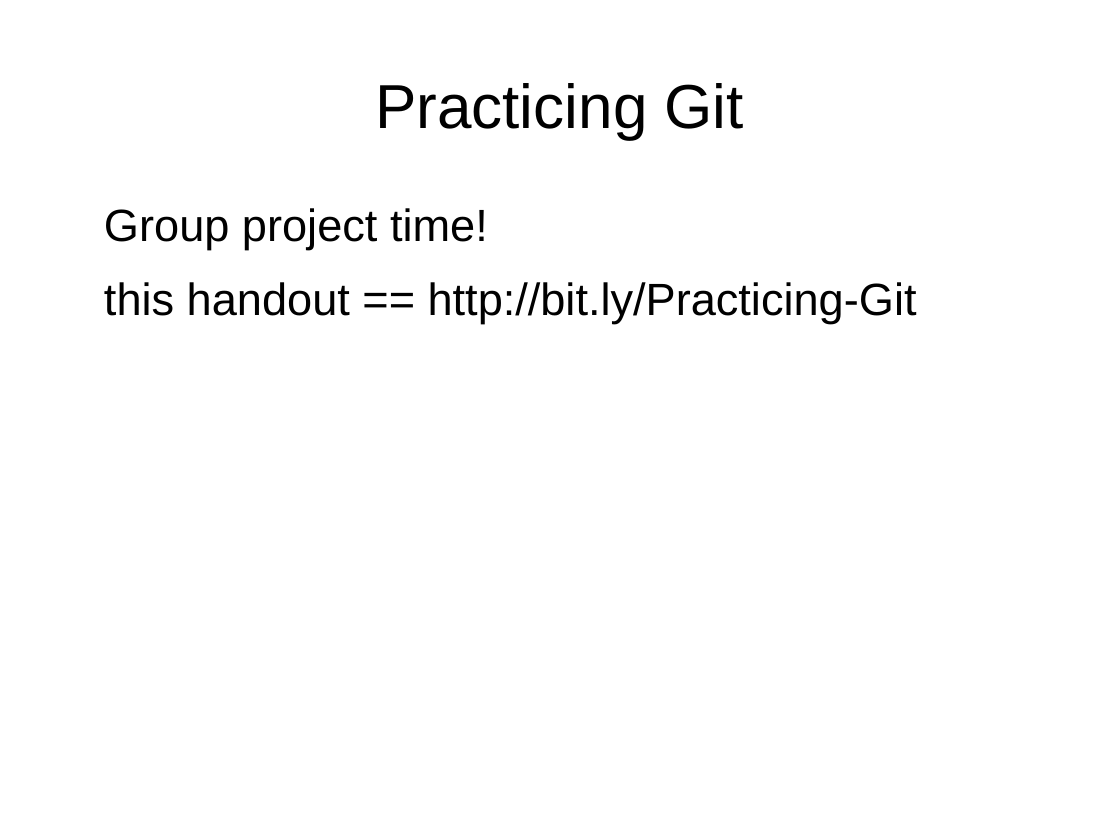
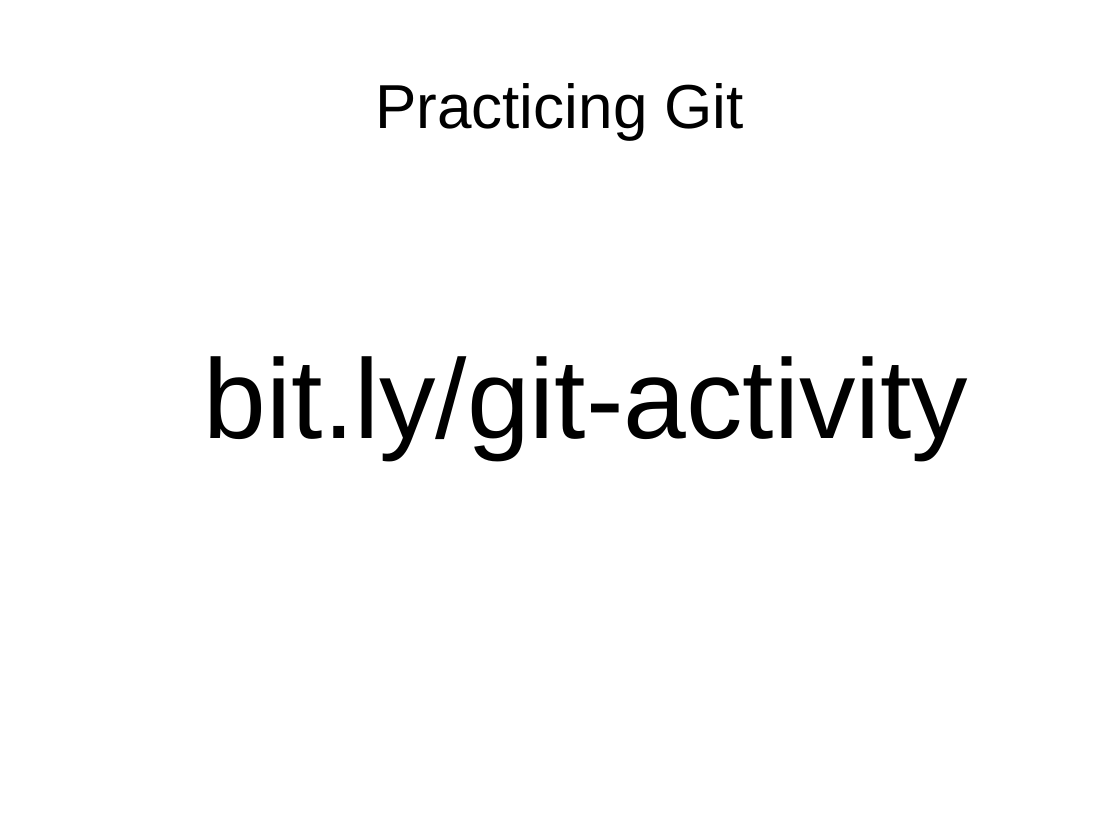
Before and after one commit to openhatch/open-source-comes-to-campus, a slide deck: slide 10 of curriculum/presentations/standard_slides.odp (slide 6 before the commit). Drawn at 1120x840 pixels with LibreOffice and Linux fonts; fonts in the diff are those of the drawing. Boxes give left, top, right and bottom in pixels: in the first picture for what was removed or moved away, otherwise in the second. Text is boxed around its words. In the diff, an @@ line names an element or a change of style, - is before the commit and + after.

```diff
--- a/curriculum/presentations/standard_slides.odp
+++ b/curriculum/presentations/standard_slides.odp
@@ text at bbox=[204, 356, 968, 458]: text changed; size 32 to 80 pt @@
-Group project time!
-this handout == http://bit.ly/Practicing-Git
+bit.ly/git-activity
```
Also in this commit, not shown: 2 other slides changed, 5 slides added, 2 slides removed.
